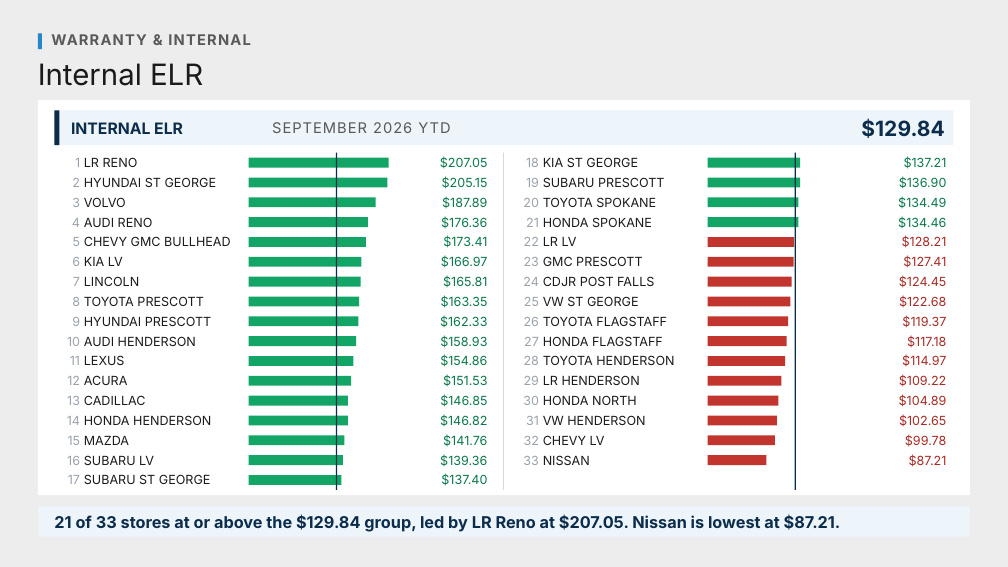
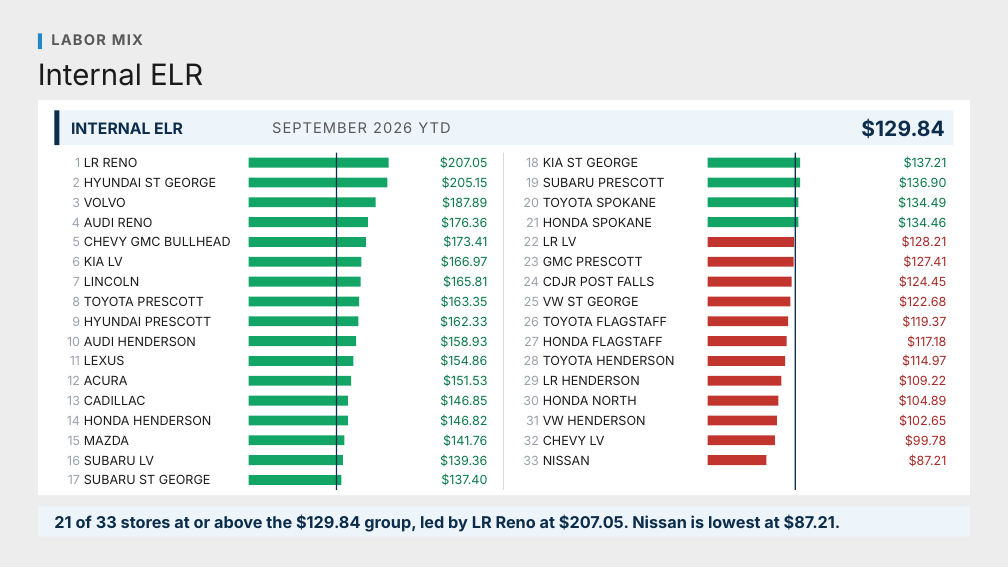
Before and after one commit to Ndresner/Noah, a slide deck: slide 9 of day2-deck/decks/Warranty & Internal - House Style.pptx. Drawn at 1008x567 pixels with LibreOffice and Linux fonts; fonts in the diff are those of the drawing. Boxes give left, top, right and bottom in pixels: in the first picture for what was removed or moved away, otherwise in the second. Text is boxed around its words. In the diff, an @@ line names an element or a change of style, - is before the commit and + after.

```diff
--- a/day2-deck/decks/Warranty & Internal - House Style.pptx
+++ b/day2-deck/decks/Warranty & Internal - House Style.pptx
@@ text at bbox=[51, 34, 143, 45]: text changed @@
-WARRANTY & INTERNAL
+LABOR MIX
```
Also in this commit, not shown: 9 other slides changed, 12 other files.
